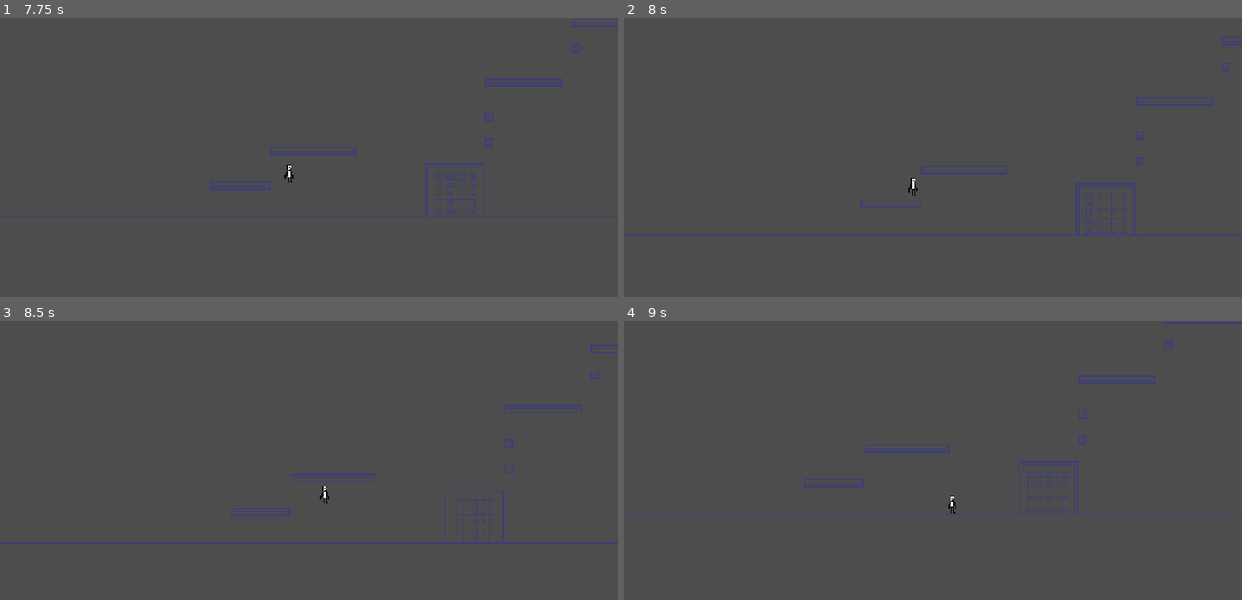
Above: before the commit, frames 1-4 (two rows, left to right).
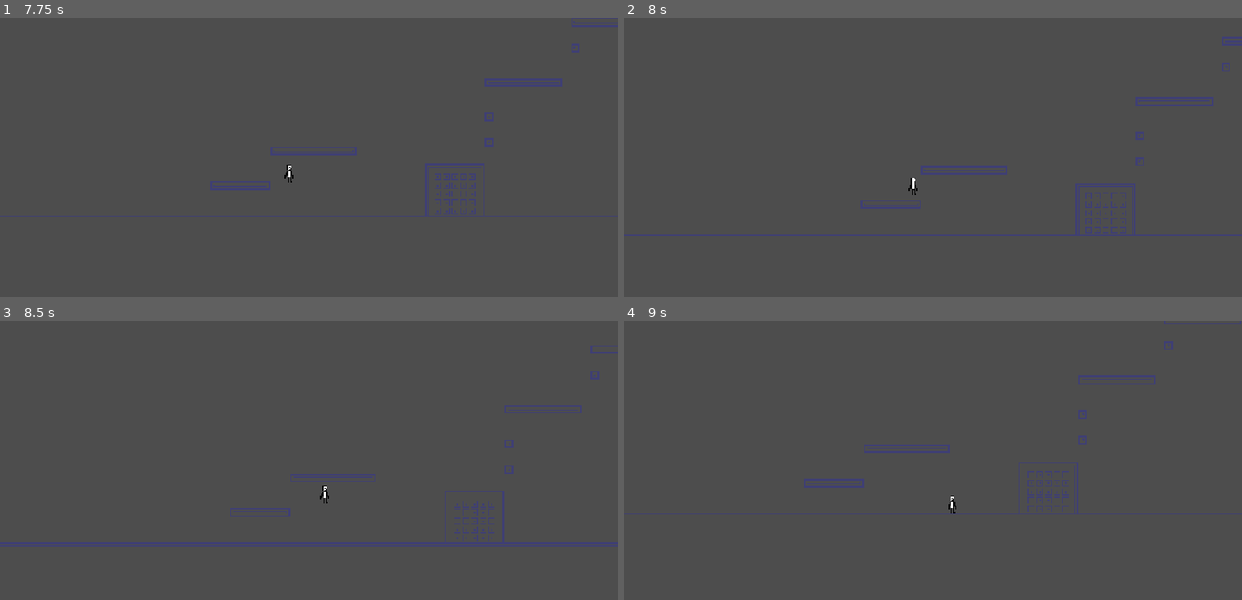
Above: after the commit, the same moments.

Repository: pixerhp/GMTK-2026
Game: Godot game, scene res://scenes/main_menu.tscn
The game is run twice, just before and just after one commit, with the same random seed, the same clock (stepped at 60 frames per second) and the same inputs. The engine's default icon, where the game draws it, is replaced by a stand-in: a white triangle on a blue panel in a dark square.
Inputs:
- Up to frame 1 (7.75 s): click "Play" at 0.5 s; hold D (right) 1.28-2.78 s; tap Space (jump) at 1.52, 2.27, 3.77, 4.52, 5.27, 6.77, 7.52 s; hold A (left) 2.78-3.53 s; hold D (right) 3.53-5.03 s; hold A (left) 5.03-5.78 s; hold D (right) 5.78-6.53 s; hold A (left) from 6.53 s (still down)
- Up to frame 2 (8 s): keep holding A (left)
- Up to frame 3 (8.5 s): release A (left) at 8.03 s; hold D (right) from 8.03 s (still down); tap Space (jump) at 8.27 s
- Up to frame 4 (9 s): keep holding D (right)

Frame 1 is identical in both runs. In frame 2, 0.4% of the frame differs, in the area x 38-100%, y 7-77%; in frame 3, 1.0%, in the area x 0-100%, y 8-81%; in frame 4, 0.6%.

Commit message:
Add ledge climb

Diff:
--- a/scenes/player.tscn
+++ b/scenes/player.tscn
@@ -4,12 +4,13 @@
 [ext_resource type="Texture2D" uid="uid://cc052d8pl0jx" path="res://assets/placeholder_art/placeholder_player.png" id="2_g2els"]
 
 [sub_resource type="RectangleShape2D" id="RectangleShape2D_ydybj"]
-size = Vector2(16, 32)
+size = Vector2(16, 31)
 
 [node name="Player" type="CharacterBody2D" unique_id=1697917956]
 script = ExtResource("1_3vyb7")
 
 [node name="CollisionShape2D" type="CollisionShape2D" parent="." unique_id=2038621837]
+position = Vector2(0, 0.5)
 shape = SubResource("RectangleShape2D_ydybj")
 
 [node name="Sprite2D" type="Sprite2D" parent="." unique_id=1848761524]
--- a/scripts/player.gd
+++ b/scripts/player.gd
@@ -53,8 +53,14 @@
 		if ledge_grabbing == LEDGE_GRAB_DIRECTION.LEFT:
 			if Input.is_action_just_pressed("right"):
 				ledge_grab_cooldown = 0.1
+			if Input.is_action_just_pressed("left"):
+				position += Vector2(-16, -32)
+				ledge_grab_cooldown = 0.1
 		elif ledge_grabbing == LEDGE_GRAB_DIRECTION.RIGHT:
 			if Input.is_action_just_pressed("left"):
 				ledge_grab_cooldown = 0.1
+			if Input.is_action_just_pressed("right"):
+				position += Vector2(16, -32)
+				ledge_grab_cooldown = 0.1
 
 	move_and_slide()
